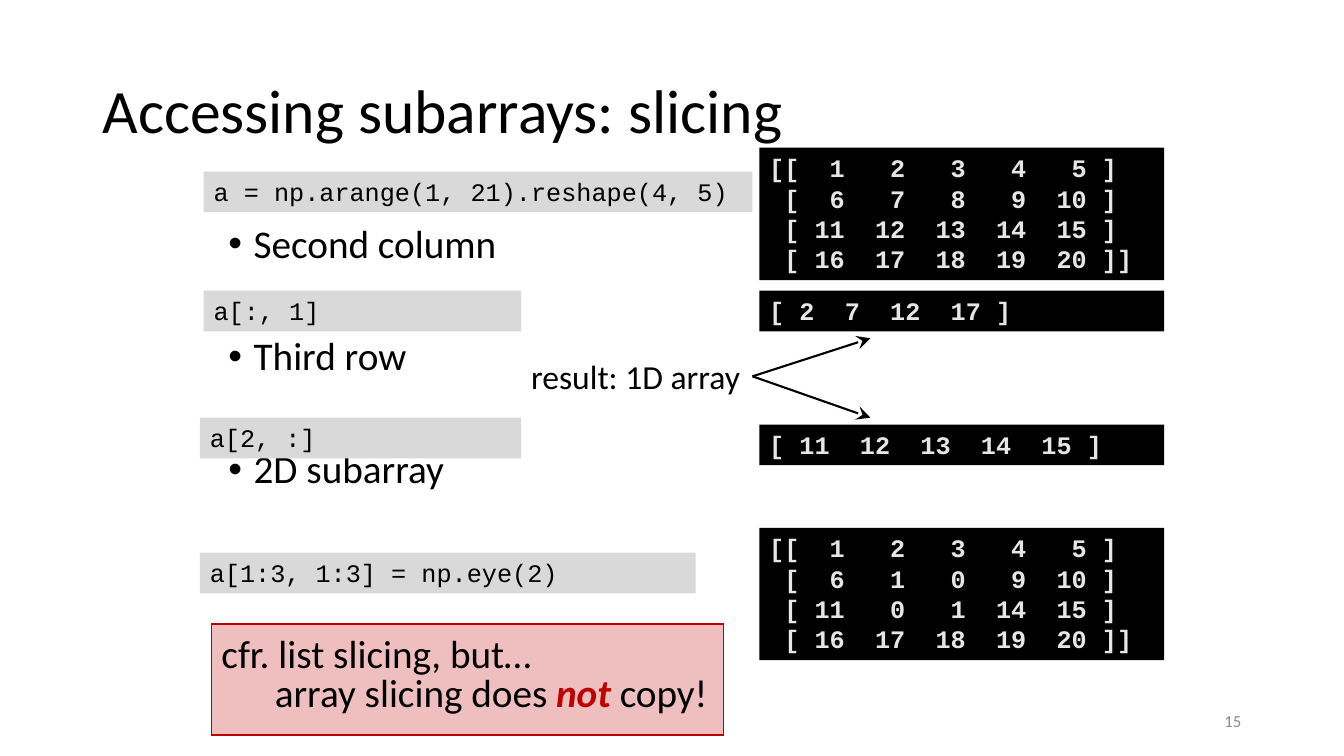
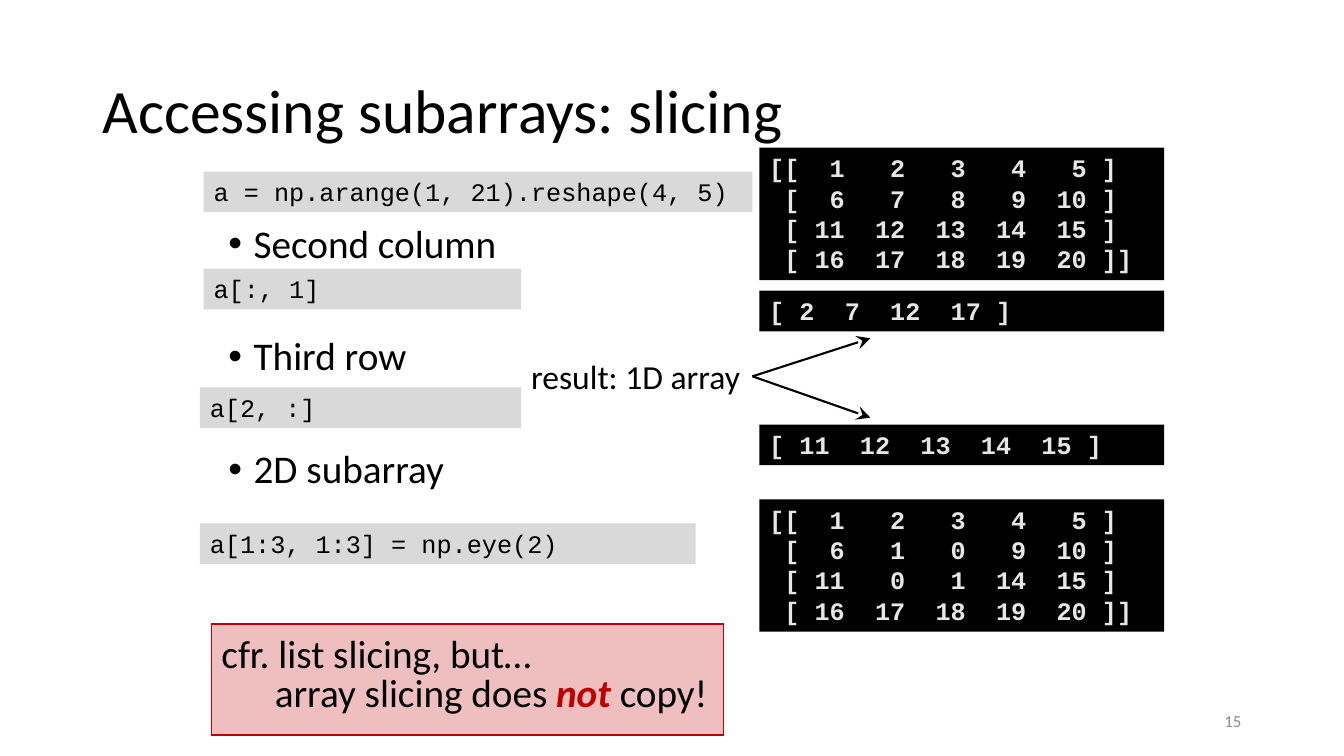
Before and after one commit to gjbex/Scientific-Python, a slide deck: slide 15 of scientific_python.pptx. Drawn at 1344x756 pixels with LibreOffice and Linux fonts; fonts in the diff are those of the drawing. Boxes give left, top, right and bottom in pixels: in the first picture for what was removed or moved away, otherwise in the second. Text is boxed around its words. In the diff, an @@ line names an element or a change of style, - is before the commit and + after.

```diff
--- a/scientific_python.pptx
+++ b/scientific_python.pptx
@@ rectangle "a[:, 1]": place and size @@
-rectangle "a[:, 1]" at bbox=[204, 290, 521, 331]
+rectangle "a[:, 1]" at bbox=[204, 269, 521, 310]
@@ 3 rectangles: place and size @@
-3 rectangles at bbox=[200, 417, 1165, 660]
+3 rectangles at bbox=[200, 387, 1165, 631]
```
Also in this commit, not shown: 12 other slides changed.
